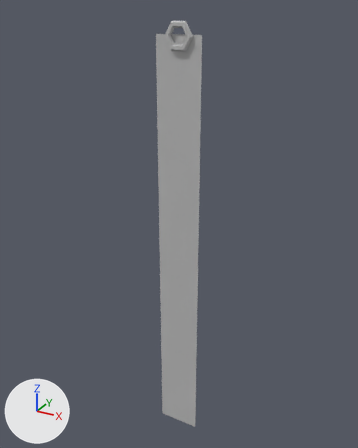
Before and after pictures for a commit that changed the FBX model The Demon King/Assets/Art/Props/SM_Banner_Thin02.fbx.
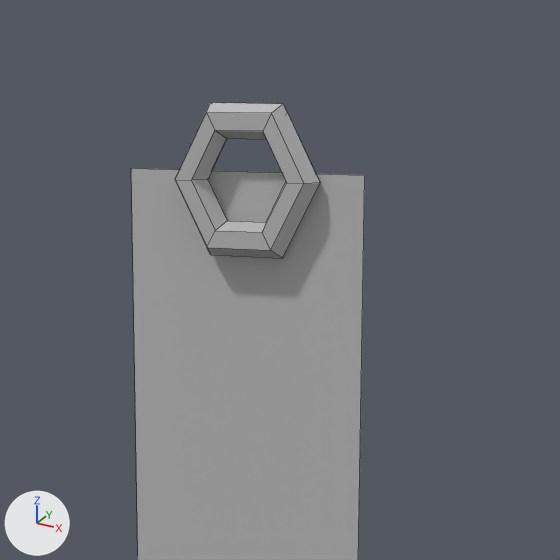
There are two pictures of each version: one whole from a 50 mm camera at (0.814, -1.476, 0.869) aimed at (-0.02, 0.04, 0.111), one close up on the part from 36% to 67% of the width and 0% to 25% of the height. Lighting does not change. The marker at lower left points along +X, +Y and +Z. The close-ups show mesh edges as thin lines. Where no turn or scale is listed for an object, it has been applied to the vertices.

In view in the first close-up: 'SM_Banner_Thin02'.
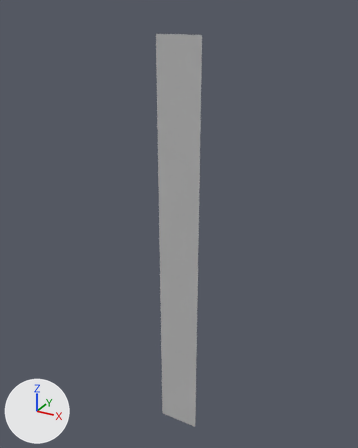
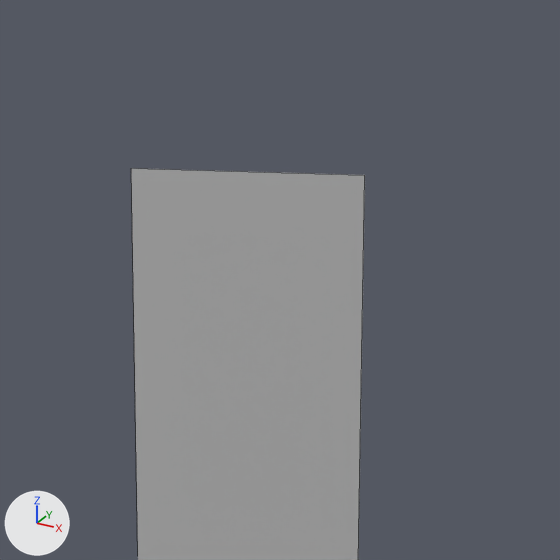
Location of each change, [x1, y1, x2, y2] in pixels of the close-ups (560 x 560 px):
'SM_Banner_Thin02', reshaped: before [131, 103, 365, 560]; after [131, 168, 365, 560]
part 1 of me_mesh, deleted: before [175, 103, 320, 258]

What changed in the scene script:
```text
Change me_mesh:
    where me_mesh.from_pydata(...)  # 40 vertices, 37 faces; spans x -0.08..0.08, y -0.02..0.01, z -0.81..0.85
    used by ob_sm_banner_thin02; location = (0.0, 0.0, -0.02)
    me_mesh part 1: the loose piece of 36 vertices spanning x -0.05..0.06, y -0.02..0.01, z 0.76..0.85 is deleted
```
